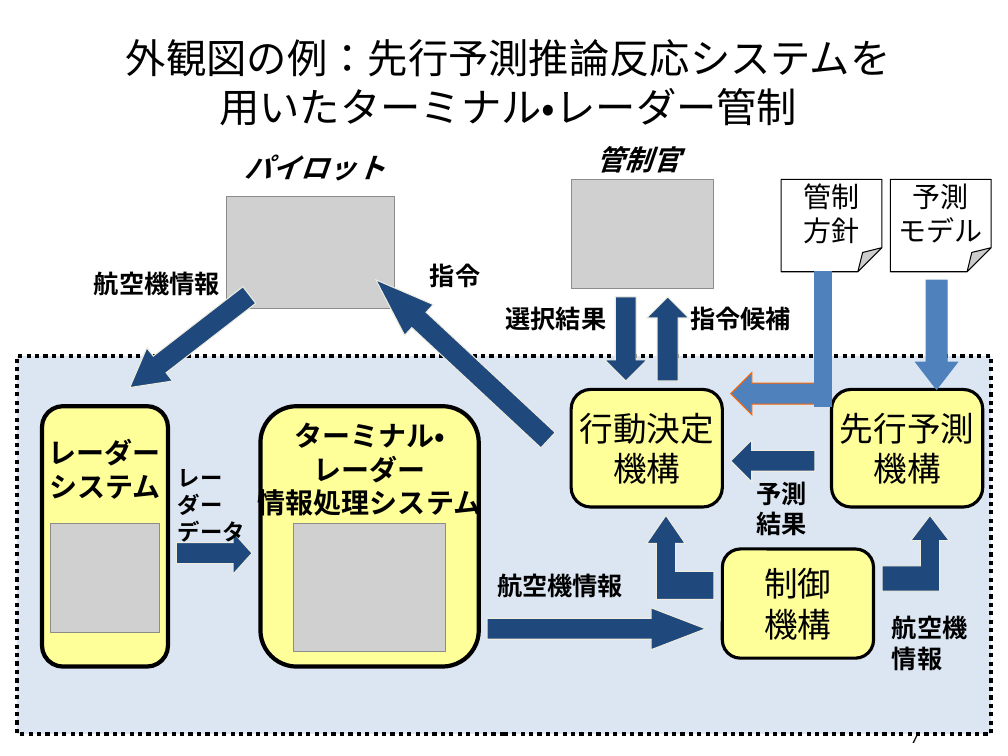
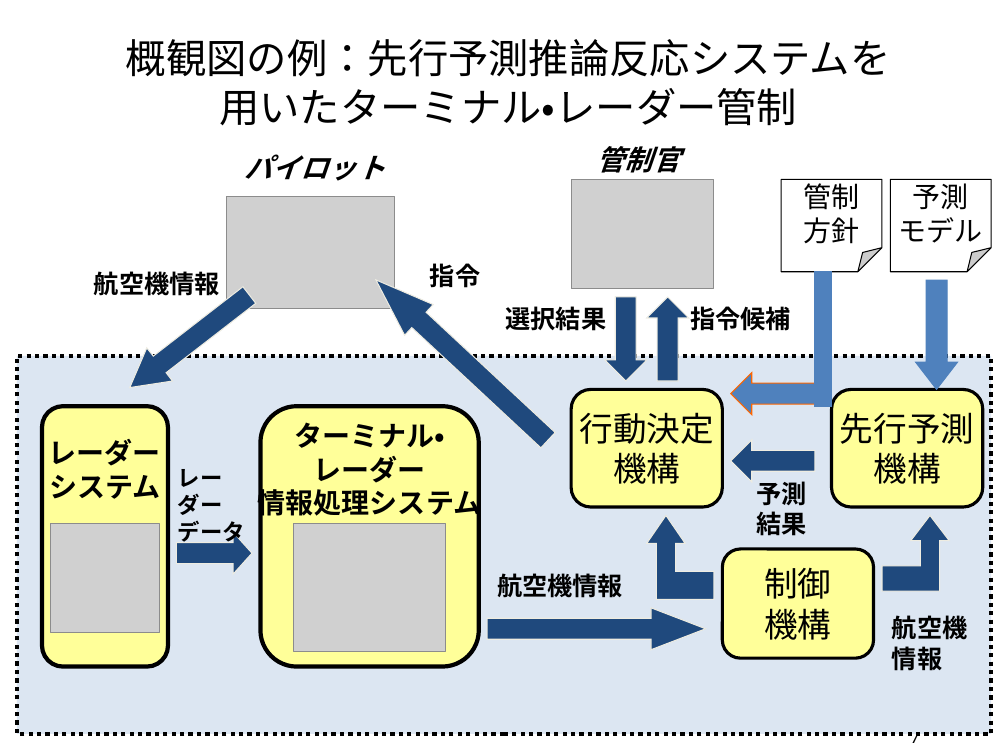
Before and after one commit to gotoh-lab-su/b4docs, a slide deck: slide 7 of PPTs/PreDefenseTemplate.pptx. Drawn at 1008x756 pixels with LibreOffice and Linux fonts; fonts in the diff are those of the drawing; grey boxes stand for pictures. Boxes give left, top, right and bottom in pixels: in the first picture for what was removed or moved away, otherwise in the second. Text is boxed around its words. In the diff, an @@ line names an element or a change of style, - is before the commit and + after.

```diff
--- a/PPTs/PreDefenseTemplate.pptx
+++ b/PPTs/PreDefenseTemplate.pptx
@@ title at [126, 39, 891, 126]: text changed @@
-外観図の例：先行予測推論反応システムを
-用いたターミナル・レーダー管制
+概観図の例：先行予測推論反応システムを
+用いたターミナル・レーダー管制
```
Also in this commit, not shown: 1 other slide changed.
